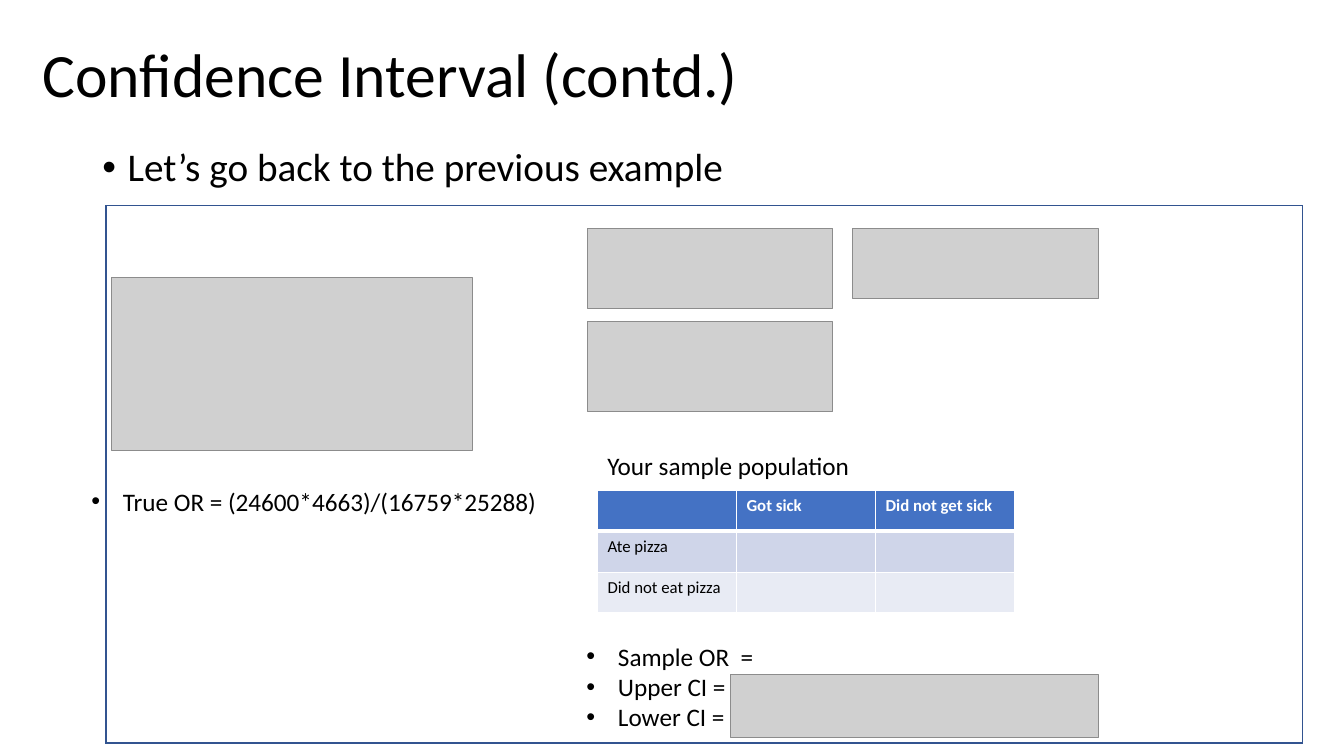
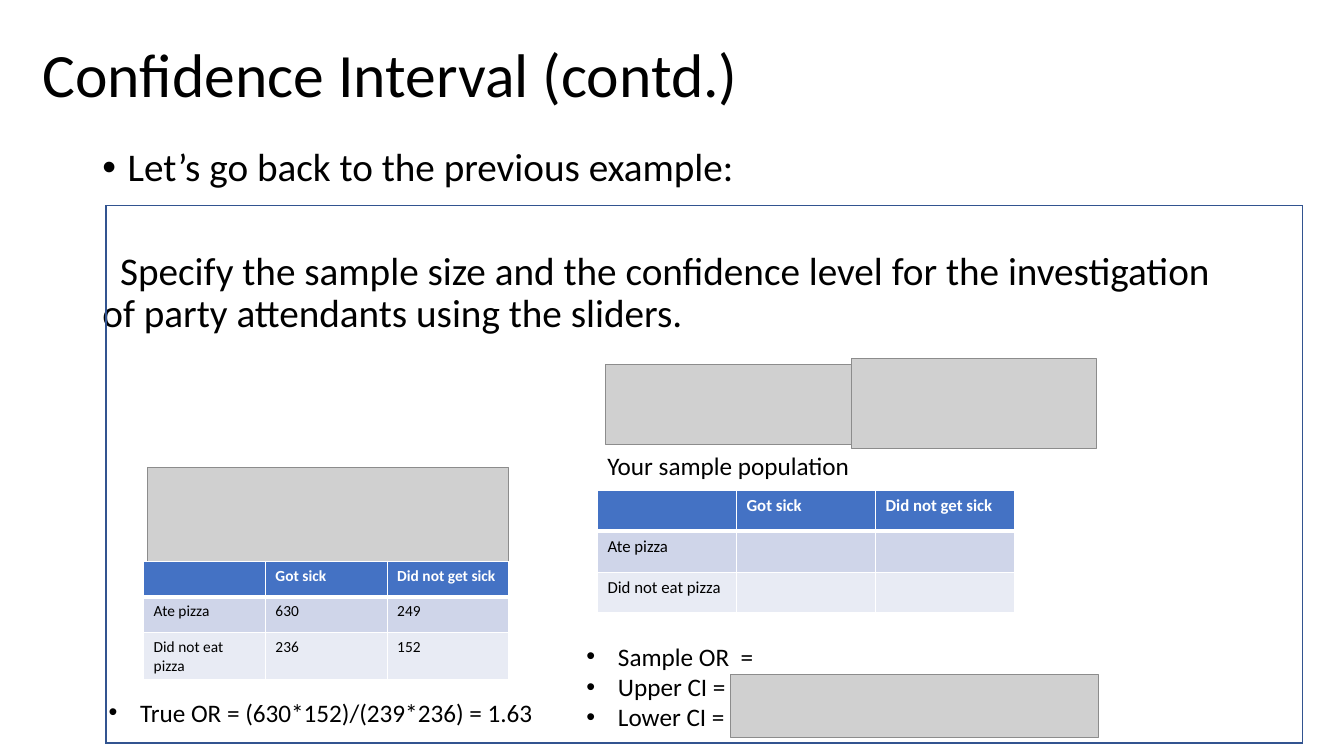
Before and after one commit to IDSP22/EducationApp_ChenKim, a slide deck: slide 7 of OR_mock-up.pptx. Drawn at 1344x756 pixels with LibreOffice and Linux fonts; fonts in the diff are those of the drawing; grey boxes stand for pictures. Boxes give left, top, right and bottom in pixels: in the first picture for what was removed or moved away, otherwise in the second. Text is boxed around its words. In the diff, an @@ line names an element or a change of style, - is before the commit and + after.

```diff
--- a/OR_mock-up.pptx
+++ b/OR_mock-up.pptx
@@ text at box(102, 153, 1210, 337): text changed @@
-• Let’s go back to the previous example
+• Let’s go back to the previous example:
+Specify the sample size and the confidence level for the investigation of party attendants using the sliders.
@@ picture removed at box(853, 228, 1098, 298) @@
@@ picture: place and size @@
-picture at box(588, 322, 833, 411)
+picture at box(851, 359, 1096, 449)
@@ picture: place and size @@
-picture at box(588, 228, 833, 309)
+picture at box(606, 365, 851, 446)
@@ picture: place and size @@
-picture at box(111, 278, 472, 451)
+picture at box(148, 468, 509, 640)
@@ text removed at box(123, 492, 536, 515) @@
-• True OR = (24600*4663)/(16759*25288)
@@ table added at box(144, 562, 510, 680), 3 rows, 3 columns @@
+ | Got sick | Did not get sick
+Ate pizza | 630 | 249
+Did not eat pizza | 236 | 152
@@ text added at box(140, 703, 533, 726), 18 pt, text #000000 @@
+• True OR = (630*152)/(239*236) = 1.63
```
Also in this commit, not shown: 1 other slide changed, 4 other files.
